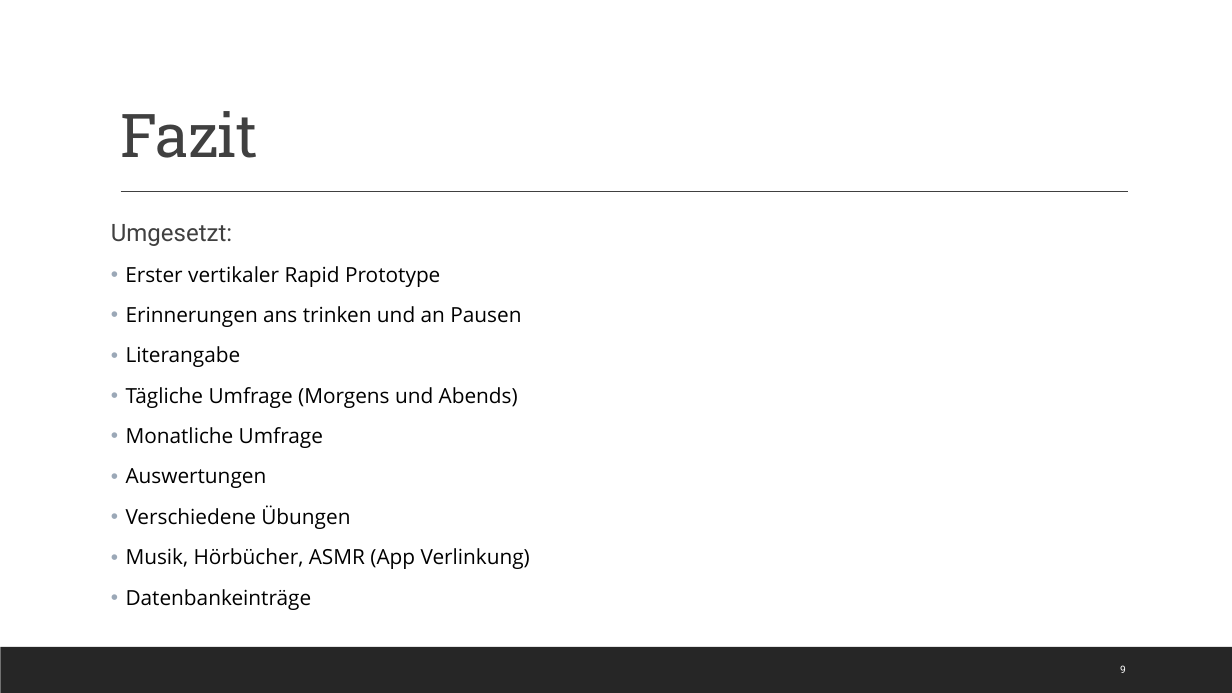
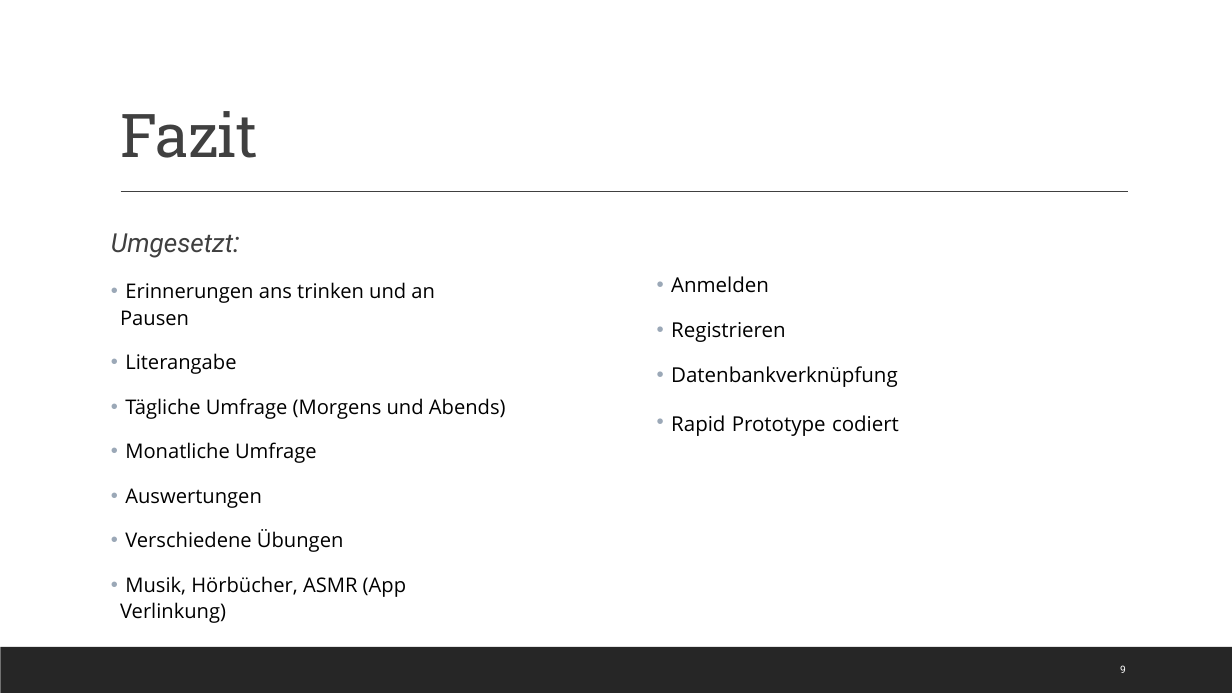
Before and after one commit to Kplacken/EPWS2020SerttasPlackenhohn, a slide deck: slide 9 of Audits/Audit 4/WS2020_SerttasPlackenhohn_Audit4.pptx. Drawn at 1232x693 pixels with LibreOffice and Linux fonts; fonts in the diff are those of the drawing. Boxes give left, top, right and bottom in pixels: in the first picture for what was removed or moved away, otherwise in the second. Text is boxed around its words. In the diff, an @@ line names an element or a change of style, - is before the commit and + after.

```diff
--- a/Audits/Audit 4/WS2020_SerttasPlackenhohn_Audit4.pptx
+++ b/Audits/Audit 4/WS2020_SerttasPlackenhohn_Audit4.pptx
@@ text "Umgesetzt:" at bbox=[111, 233, 506, 623]: size 18.7 to 20.4 pt, size 18.7 to 22.2 pt, italic on in "Umgesetzt:"; size 16.1 to 15.7 pt; line spacing 0.9 to 1.1 @@
@@ text at bbox=[125, 266, 440, 287]: paragraph removed @@
-• Erster vertikaler Rapid Prototype
@@ text added at bbox=[671, 276, 899, 436], 16 pt, text #000000 @@
+• Anmelden
+• Registrieren
+• Datenbankverknüpfung
+• Rapid Prototype codiert
@@ text at bbox=[126, 589, 312, 610]: paragraph removed @@
-• Datenbankeinträge
```
Also in this commit, not shown: 1 other slide changed, 1 slide added, 1 slide removed.
